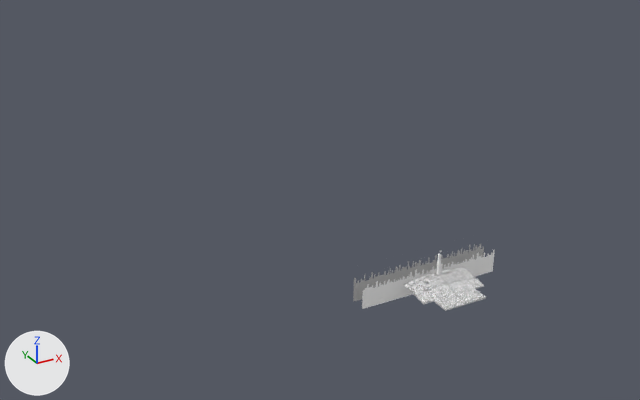
A saved change to the FBX model Assets/FBXModels/City.fbx.
The view is the same before and after, from a 50 mm camera at (-1708.0, -2100.0, 1435.0) aimed at (-252.0, 549.0, 111.0). Lighting does not change. The marker at lower left points along +X, +Y and +Z. The picture after the commit comes second. Where no turn or scale is listed for an object, it has been applied to the vertices.

The scene before the commit, as lines of its bpy script (objects in view):
```python
me_plane = bpy.data.meshes.new('Plane')
me_plane.from_pydata(...)  # 4 vertices, 1 face; spans x -267.0..267.0, y 0.0, z -64.0..64.0
me_plane.materials.append(mat_citybackgound1)  # picture img_citybackgound1_png
me_plane_001 = bpy.data.meshes.new('Plane.001')
me_plane_001.from_pydata(...)  # 4 vertices, 1 face; spans x -267.0..267.0, y 0.0, z -64.0..64.0
me_plane_001.materials.append(mat_citybackgound2)  # picture img_citybackgound2_png
me_plane_003 = bpy.data.meshes.new('Plane.003')
me_plane_003.from_pydata(...)  # 34765 vertices, 36492 faces; spans x -4.0..239.0, y -109.0..66.0, z 0.0..38.0
# faces by material slot: [7711, 28781]
me_plane_003.materials.append(mat_white)  # white #ffffff
me_plane_003.materials.append(mat_grey)  # light grey #c0c0c0
ob_backgound1 = bpy.data.objects.new('Backgound1', me_plane)
ob_backgound1.location = (-120.0, 19.0, 21.0)
ob_backgound2 = bpy.data.objects.new('Backgound2', me_plane_001)
ob_backgound2.location = (-120.0, 75.0, 20.0)
ob_houses = bpy.data.objects.new('Houses', me_plane_003)
ob_houses.location = (-239.0, -67.0, 0.0)
```
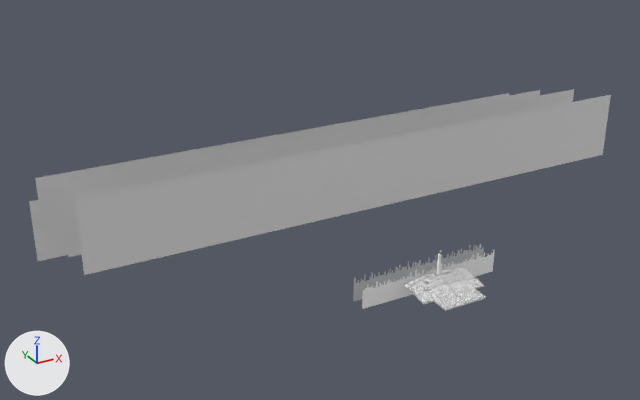
Changed parts and their boxes (x1, y1, x2, y2) in the pictures (640 x 400 px):
'SkyLayer', added: after (75, 95, 611, 275)
'SkyLayer1', added: after (59, 89, 574, 257)
'SkyLayer2', added: after (46, 90, 540, 248)
'SkyLayer3', added: after (35, 93, 509, 243)
'SkyLayer4', added: after (29, 200, 68, 261)

Patch to the scene script:
```diff
--- a/Assets/FBXModels/City.fbx.py
+++ b/Assets/FBXModels/City.fbx.py
@@ me_plane_015 @@
+me_plane_015.from_pydata([(-1069.0, 0.0, -128.0), (1069.0, 0.0, -128.0), (-1069.0, 0.0, 128.0), (1069.0, 0.0, 128.0)], [], [(0, 1, 3, 2)])
@@ ob_skylayer4 @@
+ob_skylayer4 = bpy.data.objects.new('SkyLayer4', me_plane_015)
+ob_skylayer4.location = (-120.0, 1130.0, -48.0)
@@ ob_skylayer @@
+ob_skylayer = bpy.data.objects.new('SkyLayer', me_plane_015.copy())
+ob_skylayer.location = (-120.0, 330.0, 272.0)
@@ ob_skylayer2 @@
+ob_skylayer2 = bpy.data.objects.new('SkyLayer2', me_plane_015.copy())
+ob_skylayer2.location = (-120.0, 730.0, 187.0)
@@ ob_skylayer1 @@
+ob_skylayer1 = bpy.data.objects.new('SkyLayer1', me_plane_015.copy())
+ob_skylayer1.location = (-120.0, 530.0, 242.0)
@@ ob_skylayer3 @@
+ob_skylayer3 = bpy.data.objects.new('SkyLayer3', me_plane_015.copy())
+ob_skylayer3.location = (-120.0, 930.0, 119.0)
```
